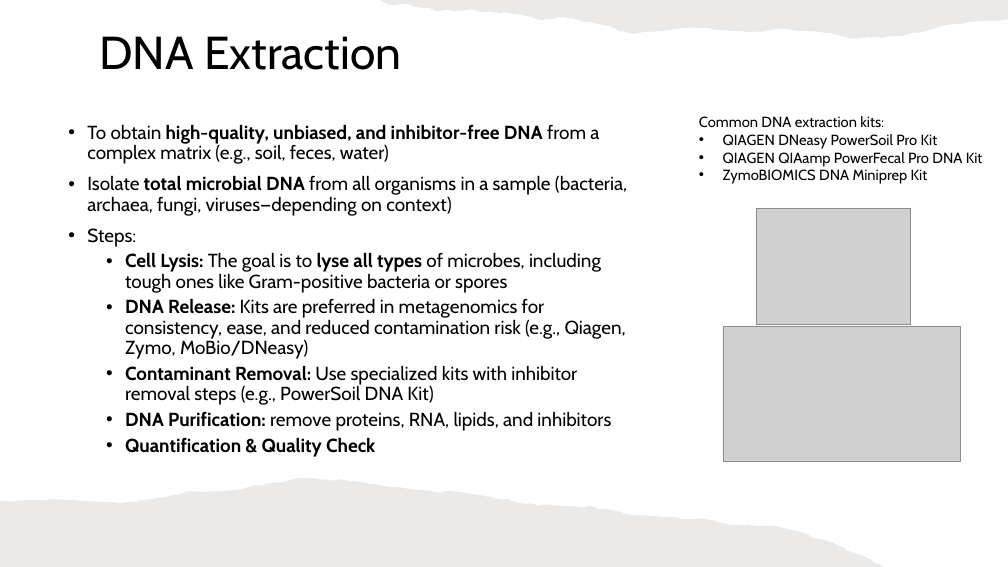
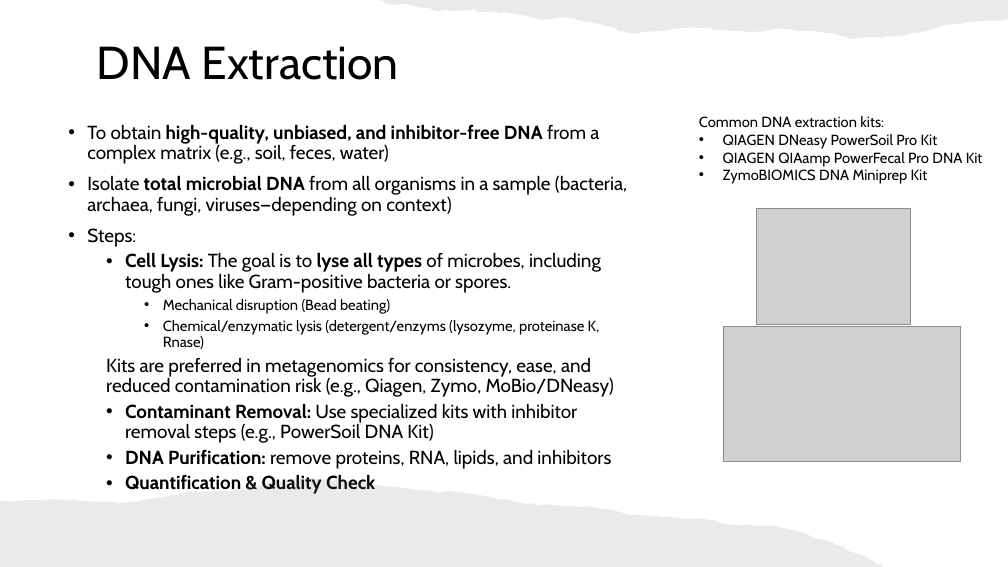
Before and after one commit to biosustain/dsp_metagenomics_training, a slide deck: slide 22 of course_contents/IntroMetagenomics.pptx (slide 18 before the commit). Drawn at 1008x567 pixels with LibreOffice and Linux fonts; fonts in the diff are those of the drawing; grey boxes stand for pictures. Boxes give left, top, right and bottom in pixels: in the first picture for what was removed or moved away, otherwise in the second. Text is boxed around its words. In the diff, an @@ line names an element or a change of style, - is before the commit and + after.

```diff
--- a/course_contents/IntroMetagenomics.pptx
+++ b/course_contents/IntroMetagenomics.pptx
@@ title "DNA Extraction": place and size @@
-title "DNA Extraction" at [99, 36, 401, 70]
+title "DNA Extraction" at [97, 46, 398, 80]
@@ text at [106, 252, 614, 397]: text changed @@
-  • Cell Lysis: The goal is to lyse all types of microbes, including tough ones like Gram-positive bacteria or spores
-  • DNA Release: Kits are preferred in metagenomics for consistency, ease, and reduced contamination risk (e.g., Qiagen, Zymo, MoBio/DNeasy)
+  • Cell Lysis: The goal is to lyse all types of microbes, including tough ones like Gram-positive bacteria or spores.
+    • Mechanical disruption (Bead beating)
+    • Chemical/enzymatic lysis (detergent/enzyms (lysozyme, proteinase K, Rnase)
+  Kits are preferred in metagenomics for consistency, ease, and reduced contamination risk (e.g., Qiagen, Zymo, MoBio/DNeasy)
```
Also in this commit, not shown: 20 other slides changed, 9 slides added, 1 slide removed, 1 other file.
